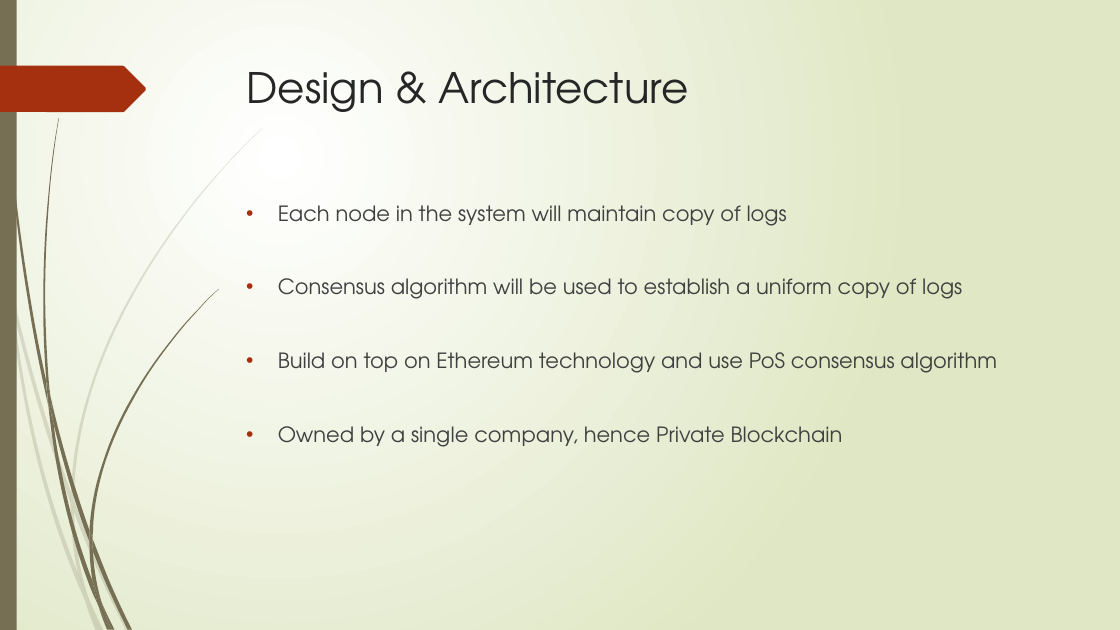
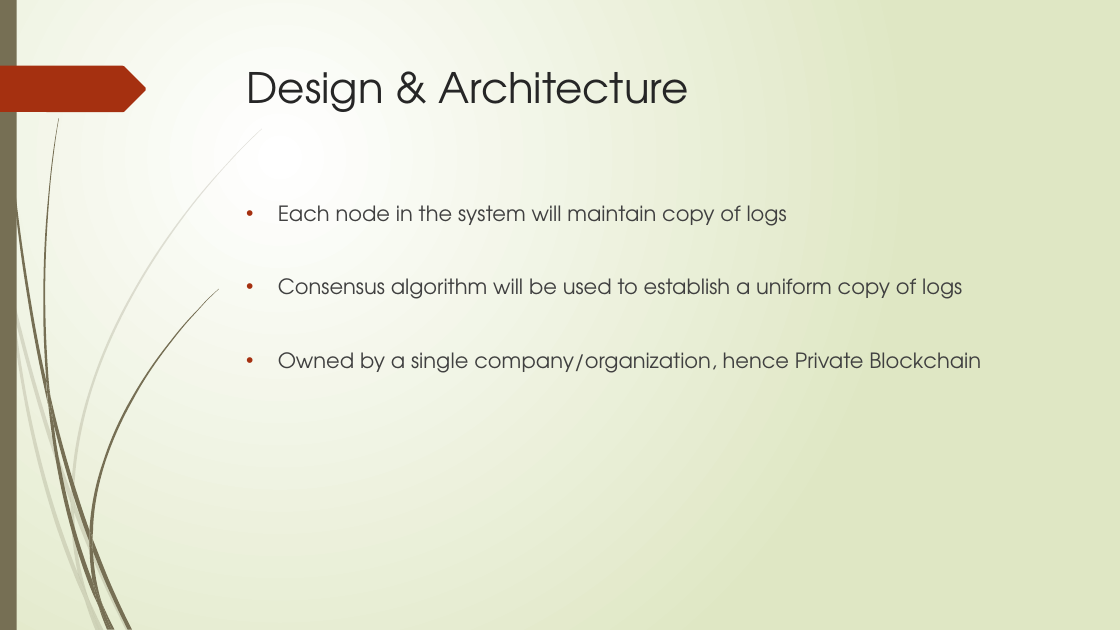
Before and after one commit to Tsajan/2018FallSemPOSTECH, a slide deck: slide 4 of CSED490U Blockchain & Cryptocurrency/CSED490UAssignment2.pptx. Drawn at 1120x630 pixels with LibreOffice and Linux fonts; fonts in the diff are those of the drawing. Boxes give left, top, right and bottom in pixels: in the first picture for what was removed or moved away, otherwise in the second. Text is boxed around its words. In the diff, an @@ line names an element or a change of style, - is before the commit and + after.

```diff
--- a/CSED490U Blockchain & Cryptocurrency/CSED490UAssignment2.pptx
+++ b/CSED490U Blockchain & Cryptocurrency/CSED490UAssignment2.pptx
@@ text at [278, 352, 981, 373]: text changed @@
-• Build on top on Ethereum technology and use PoS consensus algorithm
-• Owned by a single company, hence Private Blockchain
+• Owned by a single company/organization, hence Private Blockchain
```
Also in this commit, not shown: 1 other slide changed, 34 other files.
